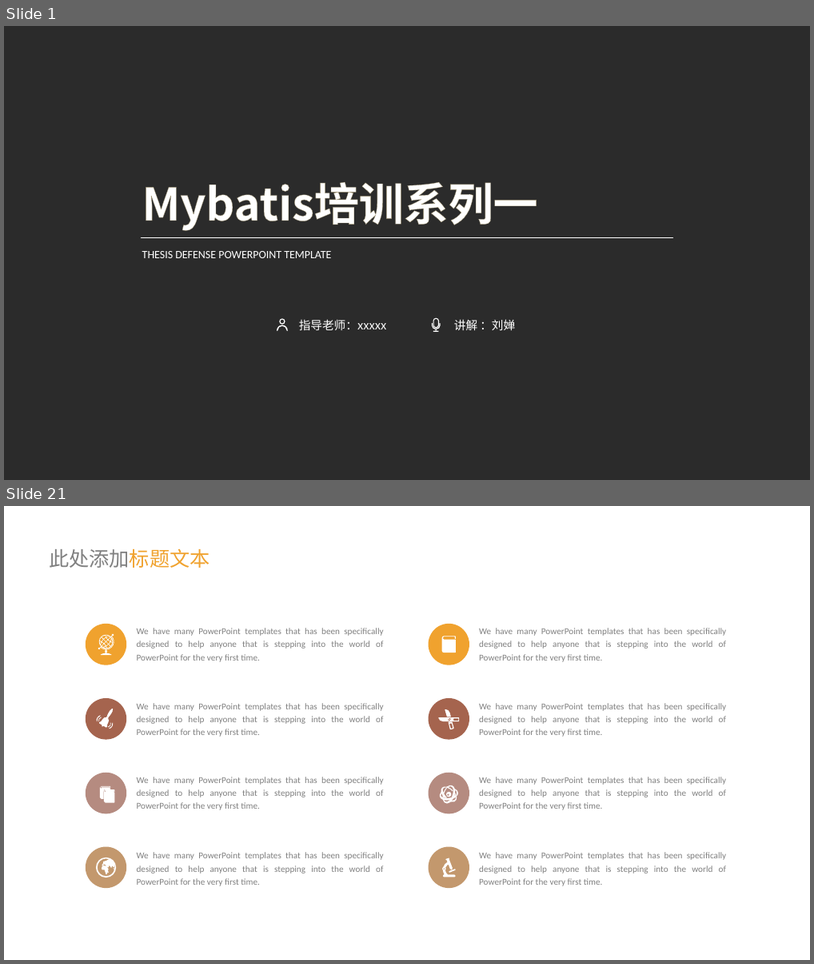
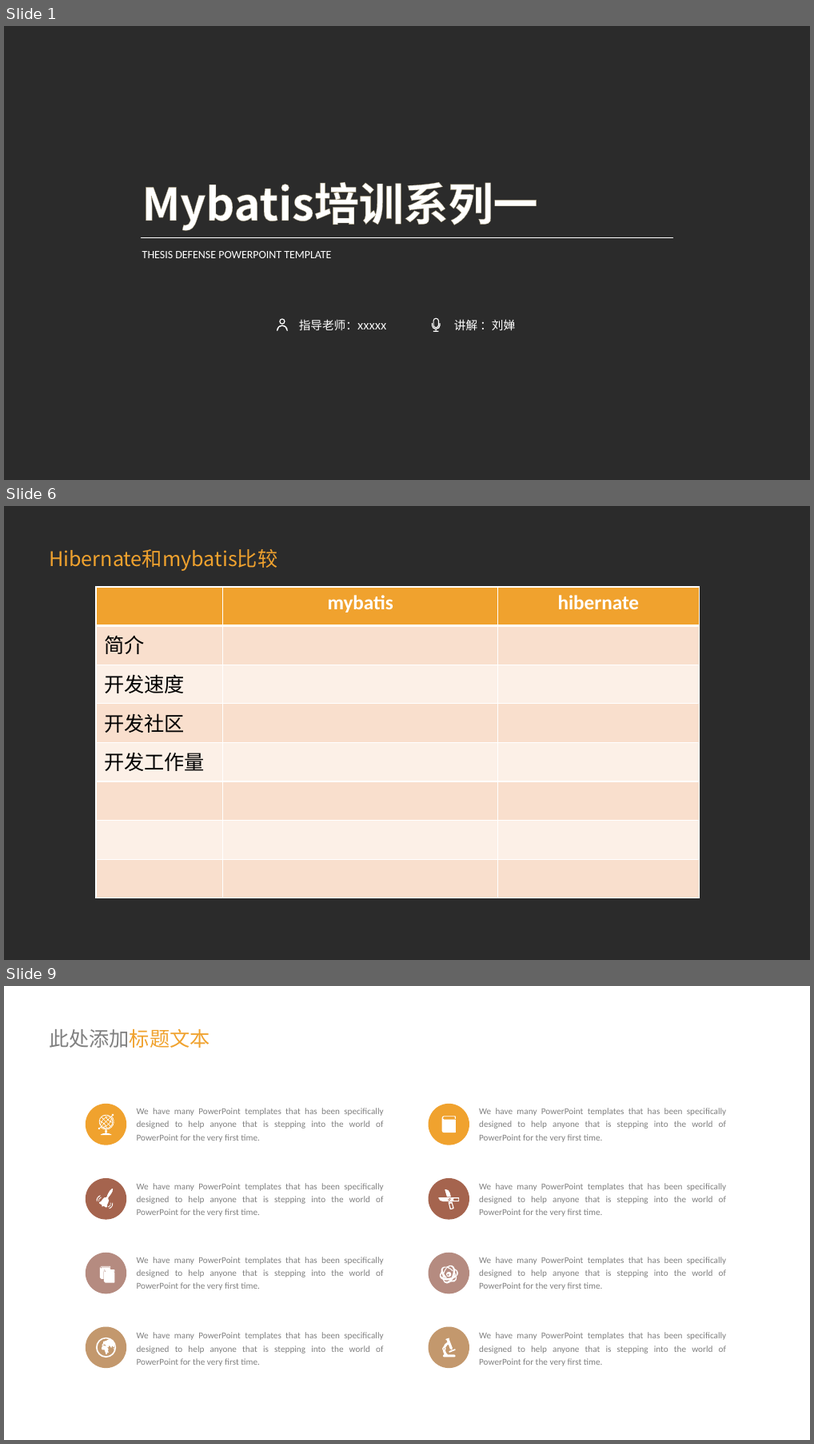
Before and after one commit to girlChan/Mybatis, a slide deck: mybatis培训系列一.pptx. Shown one above the other, each under a label of ours: slides 1 and 21 before the commit, slides 1, 6 and 9 after it; the slides between them are not shown. The pictures are 814x964 and 814x1444 pixels, drawn with LibreOffice and Linux fonts; fonts in the diff are those of the drawing; background and template pictures are left out; a plain dark background stands for a picture behind light text. Boxes give left, top, right and bottom in pixels: in the first picture for what was removed or moved away, otherwise in the second. Text is boxed around its words. In the diff, an @@ line names an element or a change of style, - is before the commit and + after.

```diff
--- a/mybatis培训系列一.pptx
+++ b/mybatis培训系列一.pptx
@@ slide 6 added at [4, 506, 810, 960], background picture (left out) @@
@@ text added at [49, 549, 278, 571], 18 pt, text #F0A22E @@
+Hibernate和mybatis比较
@@ table added at [96, 587, 698, 898], 8 rows, 3 columns @@
+ | mybatis | hibernate
+简介 |  | 
+开发速度 |  | 
+开发社区 |  | 
+开发工作量 |  | 
+ |  | 
+ |  | 
+ |  | 
@@ what was slide 21 is now slide 9 @@
```
Also in this commit, not shown: 2 slides changed, 6 other slides added, 1 slide removed.
